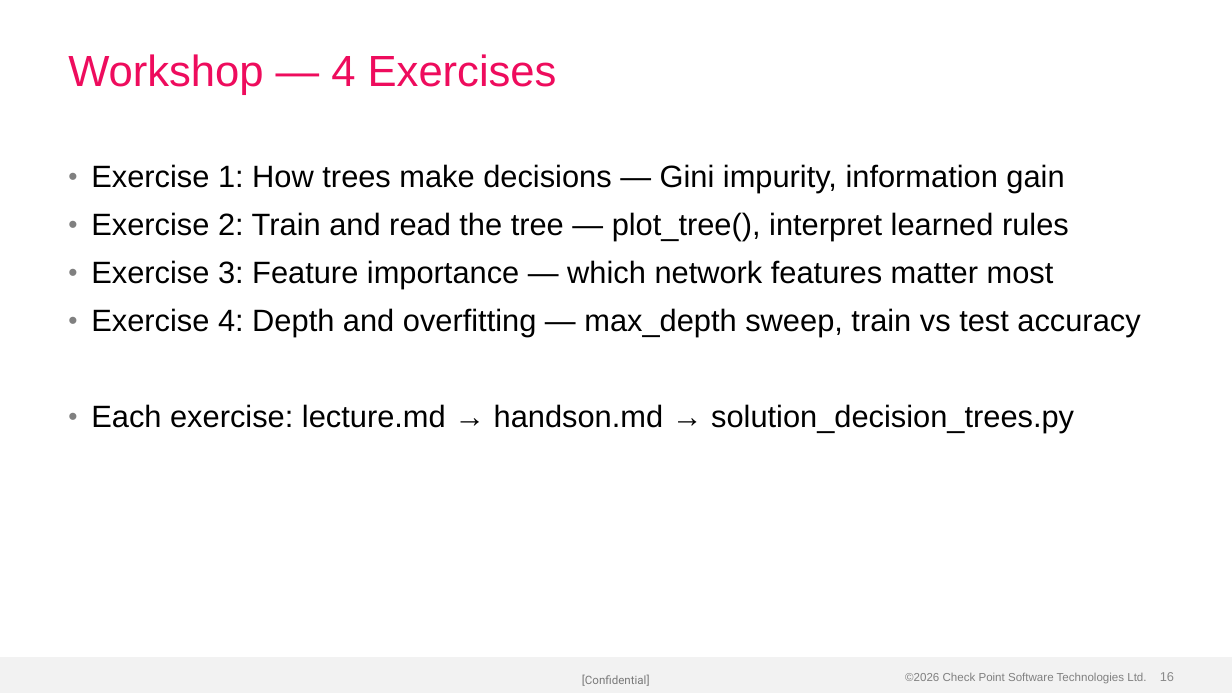
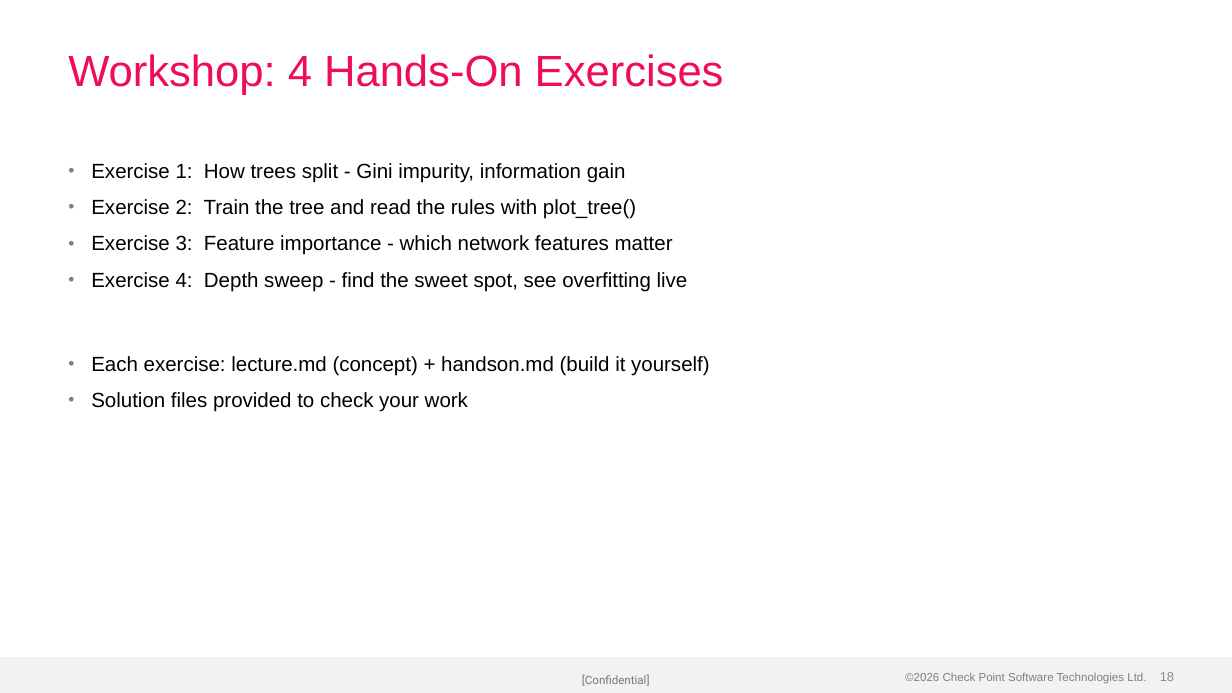
Before and after one commit to alshawwaf/ai-basic-training, a slide deck: slide 18 of stage1_classic_ml/04_decision_trees/Lecture-4-Decision-Trees.pptx (slide 16 before the commit). Drawn at 1232x693 pixels with LibreOffice and Linux fonts; fonts in the diff are those of the drawing; background and template pictures are left out. Boxes give left, top, right and bottom in pixels: in the first picture for what was removed or moved away, otherwise in the second. Text is boxed around its words. In the diff, an @@ line names an element or a change of style, - is before the commit and + after.

Commit message:
Rebuild Stage 1 lectures 2-5 with professional structure and visuals
Each lecture reorganised with 5 focused sections (down from 5-6
fragmented dividers), consistent colour palette, professional
matplotlib-generated images, and varied template layouts. Tighter
content with one idea per slide and clear narrative flow.

- Lecture 2 (21 slides): regression equation, scatter plots, metrics cards, anomaly baseline
- Lecture 3 (20 slides): sigmoid curve, URL features, coefficients, threshold tuning
- Lecture 4 (20 slides): tree flowchart, Gini pies, attack signatures, overfitting chart
- Lecture 5 (22 slides): accuracy trap, confusion matrix, metric cards, ROC curve, PR tradeoff

```diff
--- a/stage1_classic_ml/04_decision_trees/Lecture-4-Decision-Trees.pptx
+++ b/stage1_classic_ml/04_decision_trees/Lecture-4-Decision-Trees.pptx
@@ title at (x1=68, y1=54, x2=724, y2=95): text changed @@
-Workshop — 4 Exercises
+Workshop: 4 Hands-On Exercises
@@ text at (x1=91, y1=163, x2=709, y2=412): text changed; size 24 to 16 pt @@
-• Exercise 1: How trees make decisions — Gini impurity, information gain
-• Exercise 2: Train and read the tree — plot_tree(), interpret learned rules
-• Exercise 3: Feature importance — which network features matter most
-• Exercise 4: Depth and overfitting — max_depth sweep, train vs test accuracy
-• Each exercise: lecture.md → handson.md → solution_decision_trees.py
+• Exercise 1: How trees split - Gini impurity, information gain
+• Exercise 2: Train the tree and read the rules with plot_tree()
+• Exercise 3: Feature importance - which network features matter
+• Exercise 4: Depth sweep - find the sweet spot, see overfitting live
+• Each exercise: lecture.md (concept) + handson.md (build it yourself)
+• Solution files provided to check your work
```
Also in this commit, not shown: 13 other slides changed, 5 slides added, 3 slides removed, 3 other files.
